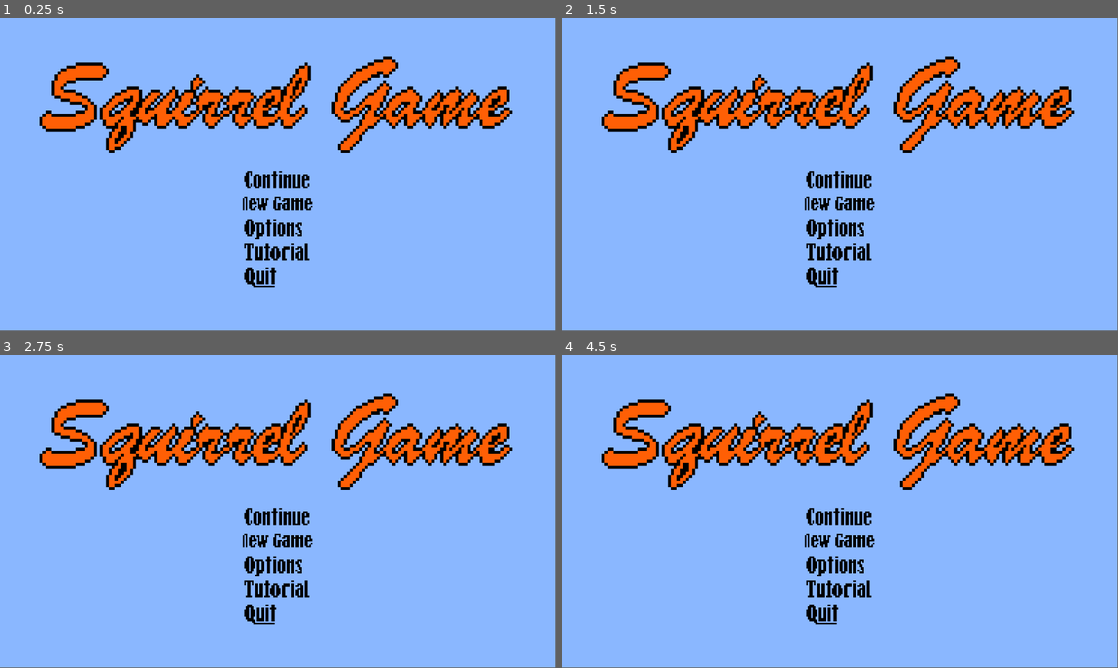
Above: before the commit, frames 1-4 (two rows, left to right).
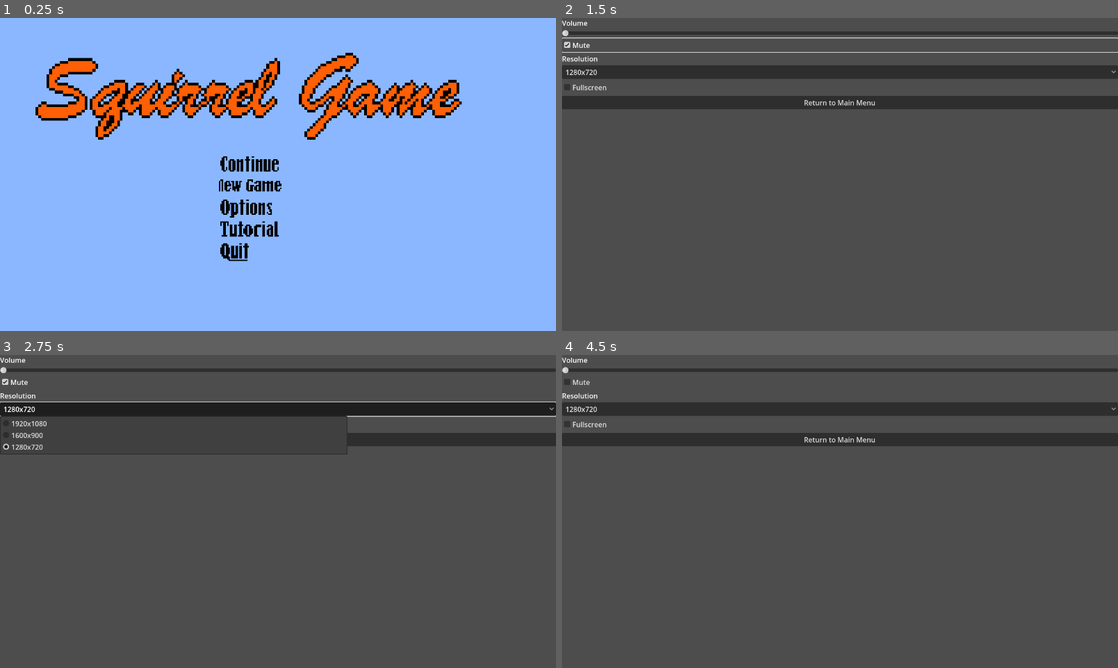
Above: after the commit, the same moments.

Repository: CS196Illinois/FA25-Group6
Game: Godot game, scene res://Scenes/game.tscn
Two runs of this game, one before a commit and one after it. Both use one fixed random seed, a clock stepped at 60 frames per second and the inputs below.
Inputs (mouse positions are in pixels of both pictures, inside the frame that each line leads up to; where the layout moved, square brackets give the same spot in the first picture):
- Up to frame 1 (0.25 s): no input
- Up to frame 2 (1.5 s): click (812, 208) [840, 227] at 0.5 s; click (840, 46) at 1.25 s, where only the run after the commit has a clickable "Mute"
- Up to frame 3 (2.75 s): click (278, 408) at 2 s, where only the run after the commit has a clickable "1280x720"
- Up to frame 4 (4.5 s): click (840, 589) at 2.77 s; click (840, 439) at 3.5 s, where only the run after the commit has a clickable "Return to Main Menu"; click (840, 545) [840, 564] at 4.25 s
In our replay, the window is 799x449 before the commit and 800x450 after it. These sizes can differ from the game's own. Grey fills any space a smaller window leaves; there, only what the larger window draws over its background counts as a difference.

The runs differ from the first frame. In frame 1, 14% of the frame differs, in the area x 6-93%, y 11-87%; in frame 2, 100%, in the area x 0-100%, y 0-100%; in frame 3, 100%; in frame 4, 100%.

Commit message:
Added really rudimentary settings menu

Diff:
--- a/cs-honors-proj/Scenes/game.tscn
+++ b/cs-honors-proj/Scenes/game.tscn
@@ -10,12 +10,6 @@
 offset_right = 1152.0
 offset_bottom = 648.0
 
-[node name="ColorRect" type="ColorRect" parent="."]
-offset_right = 1154.0
-offset_bottom = 652.0
-mouse_filter = 2
-color = Color(0.5400049, 0.71692884, 0.9999998, 1)
-
 [node name="Sprite2D" type="Sprite2D" parent="."]
 visible = false
 position = Vector2(576, 325.00003)
--- a/cs-honors-proj/Scenes/main_menu.tscn
+++ b/cs-honors-proj/Scenes/main_menu.tscn
@@ -51,6 +51,7 @@
 [node name="ContinueButton" type="TextureButton" parent="MarginContainer/VBoxContainer/MenuOptions"]
 custom_minimum_size = Vector2(0, 50)
 layout_mode = 2
+focus_neighbor_top = NodePath("../QuitButton")
 texture_normal = ExtResource("2_c7pkw")
 stretch_mode = 5
 
@@ -78,6 +79,14 @@
 texture_normal = ExtResource("6_pjj10")
 stretch_mode = 5
 
+[node name="ColorRect" type="ColorRect" parent="."]
+z_index = -1
+layout_mode = 0
+offset_right = 1282.0
+offset_bottom = 723.0
+mouse_filter = 2
+color = Color(0.5400049, 0.71692884, 0.9999998, 1)
+
 [connection signal="pressed" from="MarginContainer/VBoxContainer/MenuOptions/ContinueButton" to="." method="_on_continue_button_pressed"]
 [connection signal="pressed" from="MarginContainer/VBoxContainer/MenuOptions/NewGameButton" to="." method="_on_new_game_button_pressed"]
 [connection signal="pressed" from="MarginContainer/VBoxContainer/MenuOptions/OptionsButton" to="." method="_on_options_button_pressed"]
--- /dev/null
+++ b/cs-honors-proj/Scenes/options.tscn
@@ -0,0 +1,62 @@
+[gd_scene load_steps=2 format=3 uid="uid://crnrvpp3jfsk8"]
+
+[ext_resource type="Script" uid="uid://cvimgu4yotfaf" path="res://Scripts/options.gd" id="1_prnvy"]
+
+[node name="Options" type="Control"]
+layout_mode = 3
+anchors_preset = 15
+anchor_right = 1.0
+anchor_bottom = 1.0
+grow_horizontal = 2
+grow_vertical = 2
+script = ExtResource("1_prnvy")
+
+[node name="MarginContainer" type="MarginContainer" parent="."]
+layout_mode = 1
+anchors_preset = 15
+anchor_right = 1.0
+anchor_bottom = 1.0
+grow_horizontal = 2
+grow_vertical = 2
+
+[node name="VBoxContainer" type="VBoxContainer" parent="MarginContainer"]
+layout_mode = 2
+
+[node name="Label" type="Label" parent="MarginContainer/VBoxContainer"]
+layout_mode = 2
+text = "Volume"
+
+[node name="Volume" type="HSlider" parent="MarginContainer/VBoxContainer"]
+layout_mode = 2
+
+[node name="Mute" type="CheckBox" parent="MarginContainer/VBoxContainer"]
+layout_mode = 2
+text = "Mute"
+
+[node name="Label3" type="Label" parent="MarginContainer/VBoxContainer"]
+layout_mode = 2
+text = "Resolution"
+
+[node name="Resolution" type="OptionButton" parent="MarginContainer/VBoxContainer"]
+layout_mode = 2
+selected = 2
+item_count = 3
+popup/item_0/text = "1920x1080"
+popup/item_0/id = 0
+popup/item_1/text = "1600x900"
+popup/item_1/id = 1
+popup/item_2/text = "1280x720"
+popup/item_2/id = 2
+
+[node name="Fullscreen" type="CheckBox" parent="MarginContainer/VBoxContainer"]
+layout_mode = 2
+text = "Fullscreen"
+
+[node name="BackToMenu" type="Button" parent="MarginContainer/VBoxContainer"]
+layout_mode = 2
+text = "Return to Main Menu"
+
+[connection signal="value_changed" from="MarginContainer/VBoxContainer/Volume" to="." method="_on_volume_value_changed"]
+[connection signal="toggled" from="MarginContainer/VBoxContainer/Mute" to="." method="_on_check_box_toggled"]
+[connection signal="item_selected" from="MarginContainer/VBoxContainer/Resolution" to="." method="_on_resolution_item_selected"]
+[connection signal="pressed" from="MarginContainer/VBoxContainer/BackToMenu" to="." method="_on_back_to_menu_pressed"]
--- a/cs-honors-proj/Scripts/main_menu.gd
+++ b/cs-honors-proj/Scripts/main_menu.gd
@@ -1,21 +1,22 @@
 extends Control
 
+func _ready() -> void:
+	$MarginContainer/VBoxContainer/MenuOptions/ContinueButton.grab_focus()
+
 func _on_continue_button_pressed() -> void:
+	# USE THIS COMAMND TO CHANGE SCENE
+	# get_tree().change_scene_to_file("NAME OF SCENE")
 	print("Loading save files!")
-	pass # Replace with function body.
 
 func _on_new_game_button_pressed() -> void:
 	print("Creating new game!")
-	pass # Replace with function body.
 
 func _on_options_button_pressed() -> void:
-	print("Opening settings!")
-	pass # Replace with function body.
+	get_tree().change_scene_to_file("res://Scenes/options.tscn")
 
 func _on_tutorial_button_pressed() -> void:
+	# get_tree().change_scene_to_file("TUTORIAL SCENE")
 	print("Tutorializing!")
-	pass # Replace with function body.
 
 func _on_quit_button_pressed() -> void:
-	print("Quitting!")
-	pass # Replace with function body.
+	get_tree().quit()
--- /dev/null
+++ b/cs-honors-proj/Scripts/options.gd
@@ -0,0 +1,20 @@
+extends Control
+
+func _on_volume_value_changed(value: float) -> void:
+	AudioServer.set_bus_volume_db(0, value)
+
+func _on_check_box_toggled(toggled_on: bool) -> void:
+	AudioServer.set_bus_mute(0, toggled_on)
+
+func _on_resolution_item_selected(index: int) -> void:
+	match index:
+		0:
+			DisplayServer.window_set_size(Vector2i(1920, 1080))
+		1:
+			DisplayServer.window_set_size(Vector2i(1600, 900))
+		2:
+			DisplayServer.window_set_size(Vector2i(1280, 720))
+
+
+func _on_back_to_menu_pressed() -> void:
+	get_tree().change_scene_to_file("res://Scenes/main_menu.tscn")
--- a/cs-honors-proj/project.godot
+++ b/cs-honors-proj/project.godot
@@ -15,6 +15,12 @@
 config/features=PackedStringArray("4.5", "Forward Plus")
 config/icon="res://icon.svg"
 
+[display]
+
+window/size/viewport_width=1280
+window/size/viewport_height=720
+window/stretch/mode="viewport"
+
 [dotnet]
 
 project/assembly_name="CS Honors Proj"
Not shown, added: cs-honors-proj/Scripts/options.gd.uid
